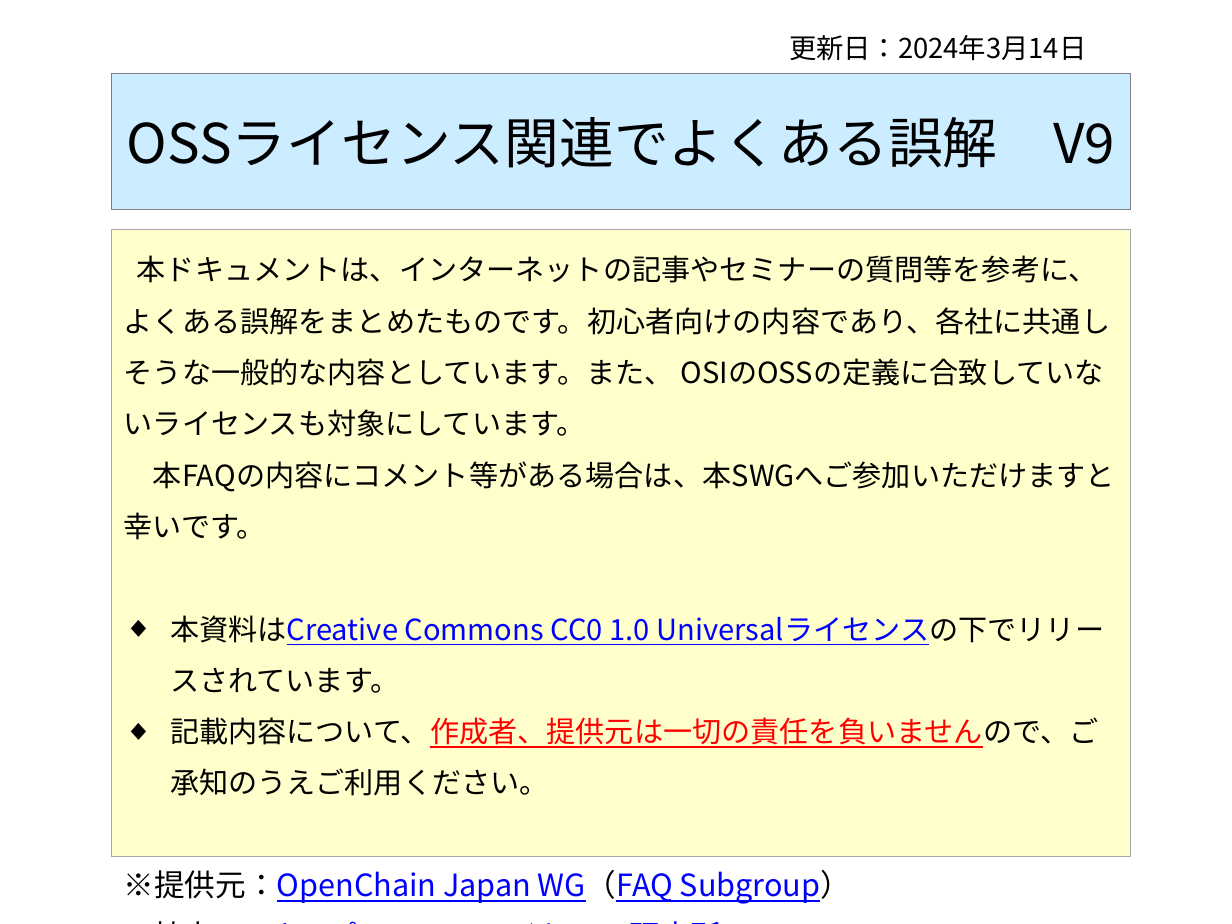
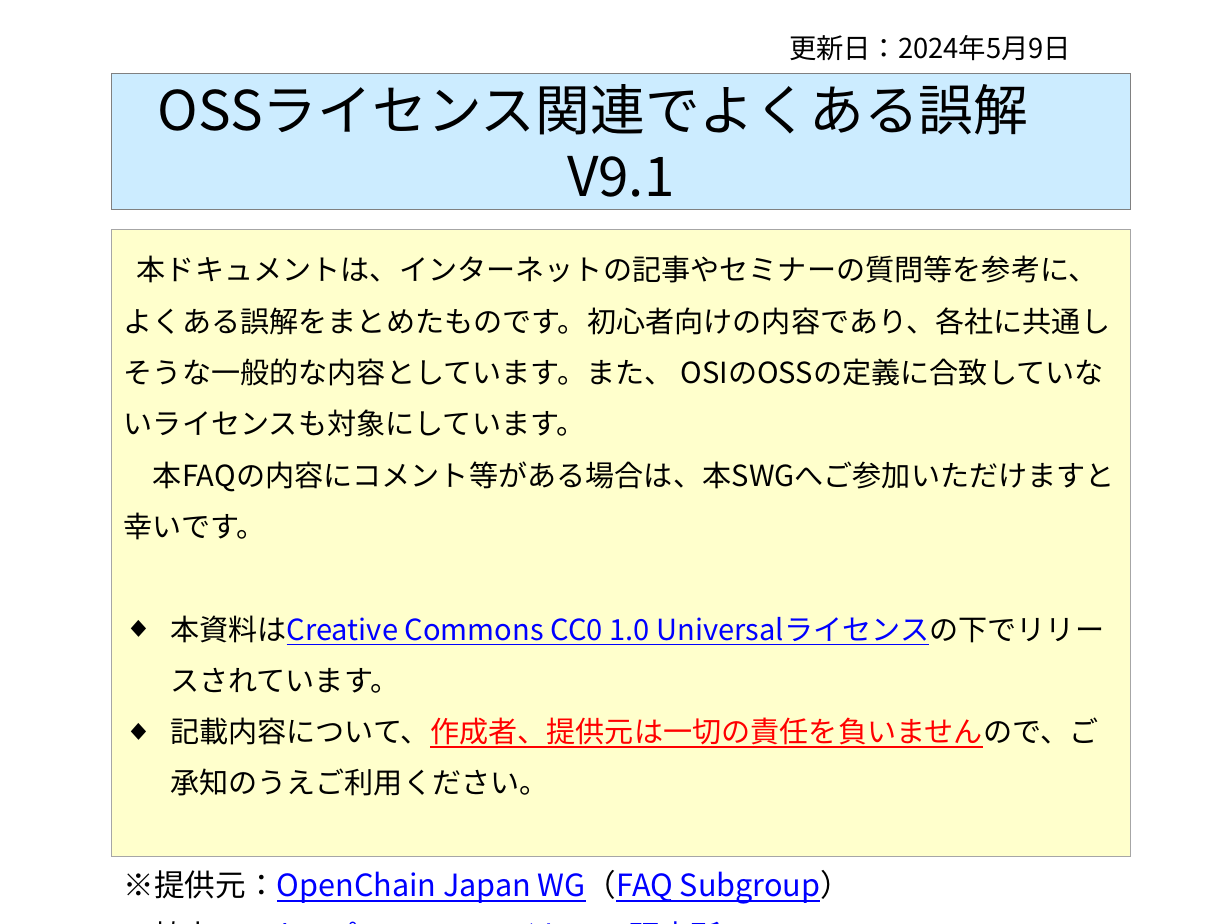
Before and after one commit to OpenChain-Project/OpenChain-JWG, a slide deck: slide 1 of Education_Material/FAQ/OSSライセンス関連でよくある誤解_CC0.pptx. Drawn at 1232x924 pixels with LibreOffice and Linux fonts; fonts in the diff are those of the drawing. Boxes give left, top, right and bottom in pixels: in the first picture for what was removed or moved away, otherwise in the second. Text is boxed around its words. In the diff, an @@ line names an element or a change of style, - is before the commit and + after.

```diff
--- a/Education_Material/FAQ/OSSライセンス関連でよくある誤解_CC0.pptx
+++ b/Education_Material/FAQ/OSSライセンス関連でよくある誤解_CC0.pptx
@@ text at (x1=789, y1=35, x2=1071, y2=61): text changed @@
-更新日：2024年3月14日
+更新日：2024年5月9日
@@ title at (x1=158, y1=84, x2=1029, y2=210): text changed @@
-OSSライセンス関連でよくある誤解 V9
+OSSライセンス関連でよくある誤解 V9.1
```
Also in this commit, not shown: 3 other slides changed, 4 other files.
